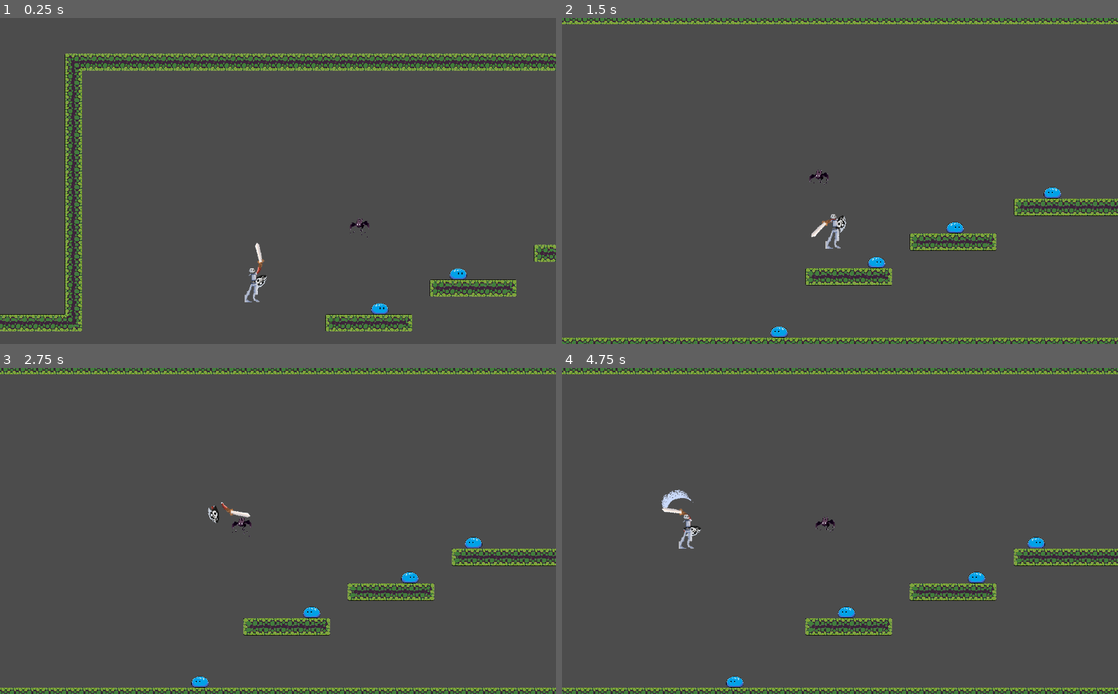
Above: before the commit, frames 1-4 (two rows, left to right).
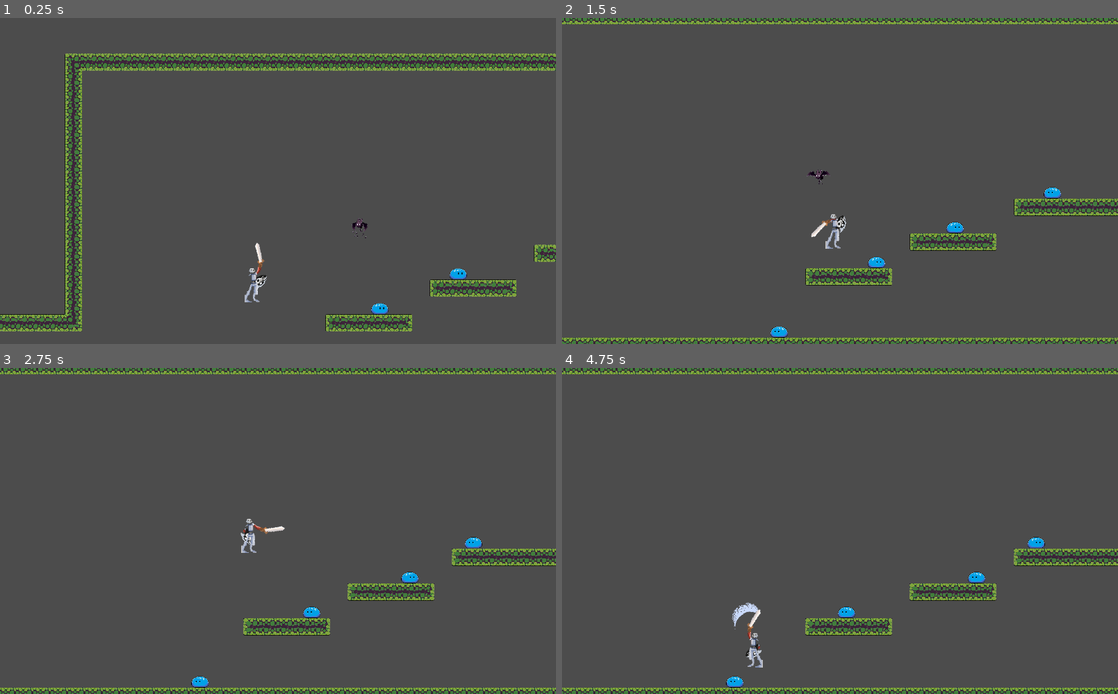
Above: after the commit, the same moments.

Repository: Sntx626/uol-gamejam-7
Game: Godot game, scene res://scenes/main_scene.tscn
Two runs of this game, one before a commit and one after it. Both use one fixed random seed, a clock stepped at 60 frames per second and the inputs below.
Inputs (mouse positions are in pixels of both pictures, inside the frame that each line leads up to):
- Up to frame 1 (0.25 s): no input
- Up to frame 2 (1.5 s): move the mouse to (962, 164) at 0.52 s; hold D (move_right) 0.53-1.28 s; click (962, 164) at 0.6 s; tap W (jump) at 0.77 s; move the mouse to (728, 197) at 1.27 s; hold A (move_left) from 1.28 s (still down); click (728, 197) at 1.35 s
- Up to frame 3 (2.75 s): tap W (jump) at 1.52 s; move the mouse to (333, 459) at 2.02 s; release A (move_left) at 2.03 s; hold D (move_right) from 2.03 s (still down); click (333, 459) at 2.1 s
- Up to frame 4 (4.75 s): move the mouse to (812, 596) at 2.77 s; click (812, 596) at 2.85 s; tap W (jump) at 3.02, 3.77, 4.52 s; move the mouse to (1006, 579) at 3.52 s; release D (move_right) at 3.53 s; hold A (move_left) from 3.53 s (still down); click (1006, 579) at 3.6 s; move the mouse to (673, 482) at 4.27 s; click (673, 482) at 4.35 s

The runs differ from the first frame. In frame 1, less than 0.1% of the frame differs, in the area x 62-67%, y 62-68%; in frame 2, less than 0.1%; in frame 3, 0.4%; in frame 4, 0.8%, in the area x 17-50%, y 37-92%.

Commit message:
Added simple health system

Diff:
--- a/src/Player.gd
+++ b/src/Player.gd
@@ -15,7 +15,7 @@
 export var max_fall_speed := 1000
 export var jump_height := -1000
 export var knockback := 600
-
+export var health := 3
 export var squash_speed := 0.05
 
 var touching_ground := false
@@ -150,8 +150,10 @@
 		knockpower *= Vector2(1, 1)
 		knockpower *= -1
 		velocity = knockpower
-		blink()
-		blink()
+		yield(blink(), "completed")
+		health -= 1
+		if (health <= 0):
+			queue_free()
 	pass # Replace with function body.
 
 func blink():
--- a/src/objects/Bat.gd
+++ b/src/objects/Bat.gd
@@ -9,6 +9,7 @@
 var path = []
 var threshold = 16
 var nav = null
+export var health := 100
 onready var ani = $AnimatedSprite
 # Called when the node enters the scene tree for the first time.
 func _ready():
@@ -47,8 +48,10 @@
 			#print(sword.get_parent().get_parent().position, "|", position)
 			velocity = knockpower
 			#print(knockpower)
-			blink()
-			blink()
+			yield(blink(), "completed")
+			health -= sword.damage
+			if (health <= 0):
+				queue_free()
 
 func blink():
 	ani.visible = false
--- a/src/objects/Bat.tscn
+++ b/src/objects/Bat.tscn
@@ -43,7 +43,7 @@
 [node name="AnimatedSprite" type="AnimatedSprite" parent="."]
 frames = SubResource( 5 )
 animation = "flying"
-frame = 2
+frame = 1
 playing = true
 offset = Vector2( 10, 30 )
 
--- a/src/scripts/Arm1.gd
+++ b/src/scripts/Arm1.gd
@@ -6,10 +6,10 @@
 # var b = "text"
 # Called when the node enters the scene tree for the first time.
 
-export var attackSpeed = 10
+export var attackSpeed = 15
 export var attackDamage = 10
 export var knockback = 1000
-
+export var damage := 100
 var is_swinging := false
 
 var position_right = Vector2(16, -41)
--- a/src/scripts/slime.gd
+++ b/src/scripts/slime.gd
@@ -3,6 +3,7 @@
 
 var velocity := Vector2()
 var direction := -1
+export var health := 100
 onready var ani = $AnimatedSprite
 onready var ground_ray_cast = $GroundRayCast
 # Declare member variables here. Examples:
@@ -49,8 +50,10 @@
 			#print(sword.get_parent().get_parent().position, "|", position)
 			velocity = knockpower
 			#print(knockpower)
-			blink()
-			blink()
+			yield(blink(), "completed")
+			health -= sword.damage
+			if (health <= 0):
+				queue_free()
 
 func blink():
 	ani.visible = false
